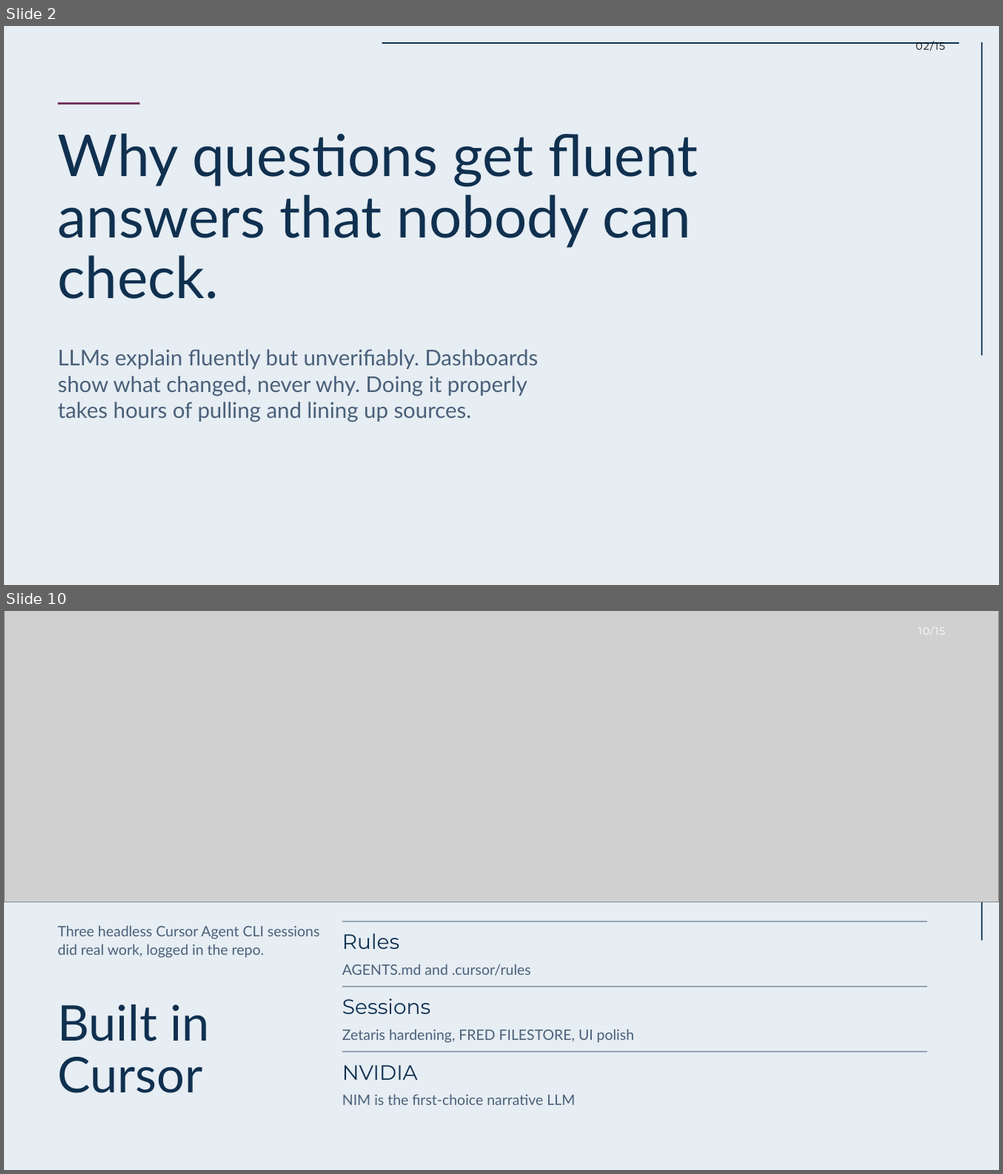
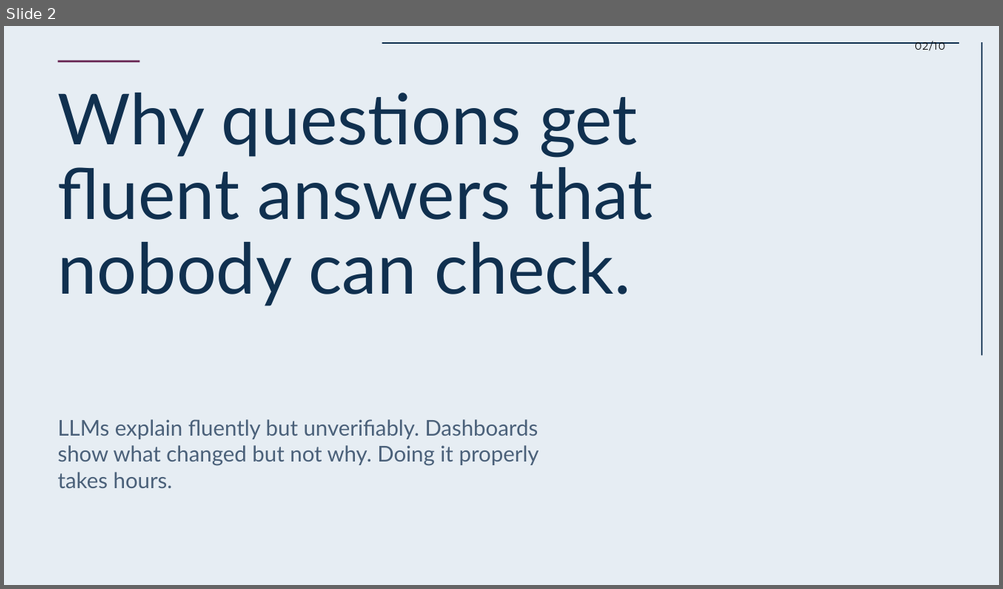
Before and after one commit to OlsOls4/because, a slide deck: docs/deck/Because-deck.pptx. Shown one above the other, each under a label of ours: slides 2 and 10 before the commit, slide 2 after it; the slides between them are not shown. The pictures are 1003x1174 and 1003x589 pixels, drawn with LibreOffice and Linux fonts; fonts in the diff are those of the drawing; grey boxes stand for pictures. Boxes give left, top, right and bottom in pixels: in the first picture for what was removed or moved away, otherwise in the second. Text is boxed around its words. In the diff, an @@ line names an element or a change of style, - is before the commit and + after.

Commit message:
Deck v2 (10 slides): user story, live Zetaris run 39949595787, federated JOIN finding, eval incl. failures, NIM, live-site screenshots; README screenshot

```diff
--- a/docs/deck/Because-deck.pptx
+++ b/docs/deck/Because-deck.pptx
@@ slide 10 removed at bbox=[4, 611, 999, 1170], background #E6EDF3 @@
@@ picture removed at bbox=[4, 611, 999, 902] @@
@@ text removed at bbox=[918, 628, 945, 635] @@
-10/15
@@ rectangle removed at bbox=[981, 627, 982, 941] @@
@@ rectangle removed at bbox=[342, 921, 927, 922] @@
@@ text removed at bbox=[58, 925, 319, 958] @@
-Three headless Cursor Agent CLI sessions did real work, logged in the repo.
@@ text removed at bbox=[342, 934, 399, 949] @@
-Rules
@@ text removed at bbox=[342, 964, 531, 976] @@
-AGENTS.md and .cursor/rules
@@ rectangle removed at bbox=[342, 986, 927, 987] @@
@@ text removed at bbox=[58, 1005, 209, 1093] @@
-Built in Cursor
@@ text removed at bbox=[342, 999, 430, 1014] @@
-Sessions
@@ text removed at bbox=[342, 1029, 634, 1043] @@
-Zetaris hardening, FRED FILESTORE, UI polish
@@ rectangle removed at bbox=[342, 1052, 927, 1053] @@
@@ text removed at bbox=[342, 1065, 418, 1080] @@
-NVIDIA
@@ text removed at bbox=[342, 1094, 575, 1105] @@
-NIM is the first-choice narrative LLM
@@ slide 2 changed as well @@
@@ text at bbox=[914, 42, 945, 51]: text changed @@
-02/15
+02/10
@@ rectangle: place and size @@
-rectangle at bbox=[58, 103, 140, 105]
+rectangle at bbox=[58, 60, 140, 62]
@@ text "Why questions get fluent answers ...": place and size @@
-text "Why questions get fluent answers ..." at bbox=[58, 133, 697, 299]
+text "Why questions get fluent answers ..." at bbox=[58, 93, 653, 306]
@@ text "Why questions get fluent answers ..." at bbox=[58, 93, 653, 306]: size 55.8 to 68 pt @@
@@ text at bbox=[58, 420, 539, 488]: text changed @@
-LLMs explain fluently but unverifiably. Dashboards show what changed, never why. Doing it properly takes hours of pulling and lining up sources.
+LLMs explain fluently but unverifiably. Dashboards show what changed but not why. Doing it properly takes hours.
```
Also in this commit, not shown: 2 other slides changed, 7 slides added, 11 other slides removed, 4 other files.
